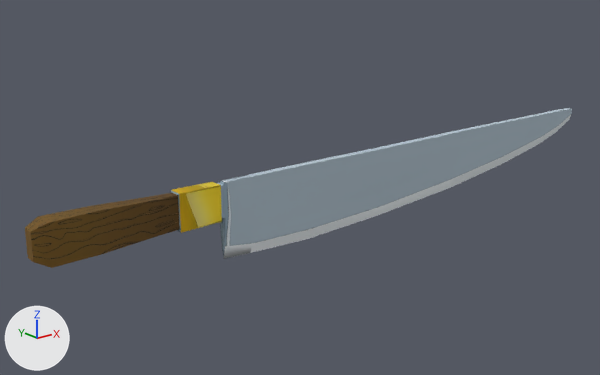
One commit to the OBJ model public/assets/models/props/knife/knife.obj: the scene before it, then after it.
One viewpoint serves both versions: a 50 mm camera at (-338.0, -276.0, 136.0) aimed at (-102.0, 19.0, 18.0). The lights are fixed; the arrows at lower left show +X, +Y and +Z. Where no turn or scale is listed for an object, it has been applied to the vertices.

Objects in the first picture: 'knife'.
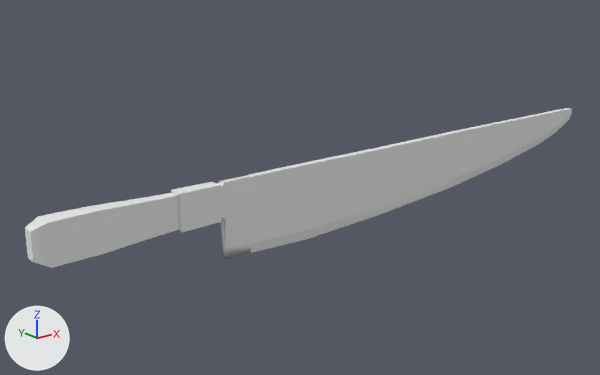
The newer file is also rescaled (x0.109), turned or shifted as a whole; pictures and numbers use the older file's frame.

The change, as a list of edits to the scene's bpy script:
```text
Add mat_knife_lambert2sg:
    mat_knife_lambert2sg = principled_material('knife_lambert2SG')
    mat_knife_lambert2sg.base_color = (0.8, 0.8, 0.8)  # white #e7e7e7
    mat_knife_lambert2sg.roughness = 1.0
Change me_knife:
    where me_knife.from_pydata(...)  # 109 vertices, 105 faces; spans x -240.0..85.0, y -4.0..4.0, z 0.0..36.0
    remove me_knife.materials.append(mat_lambert2sg)  # picture img_knife_png
    add me_knife.materials.append(mat_knife_lambert2sg)  # white #e7e7e7
```

Boxes [x1, y1, x2, y2] around the edits, measured in the pictures (600 x 375 px):
'knife', recoloured
    both: [25, 108, 572, 268]
